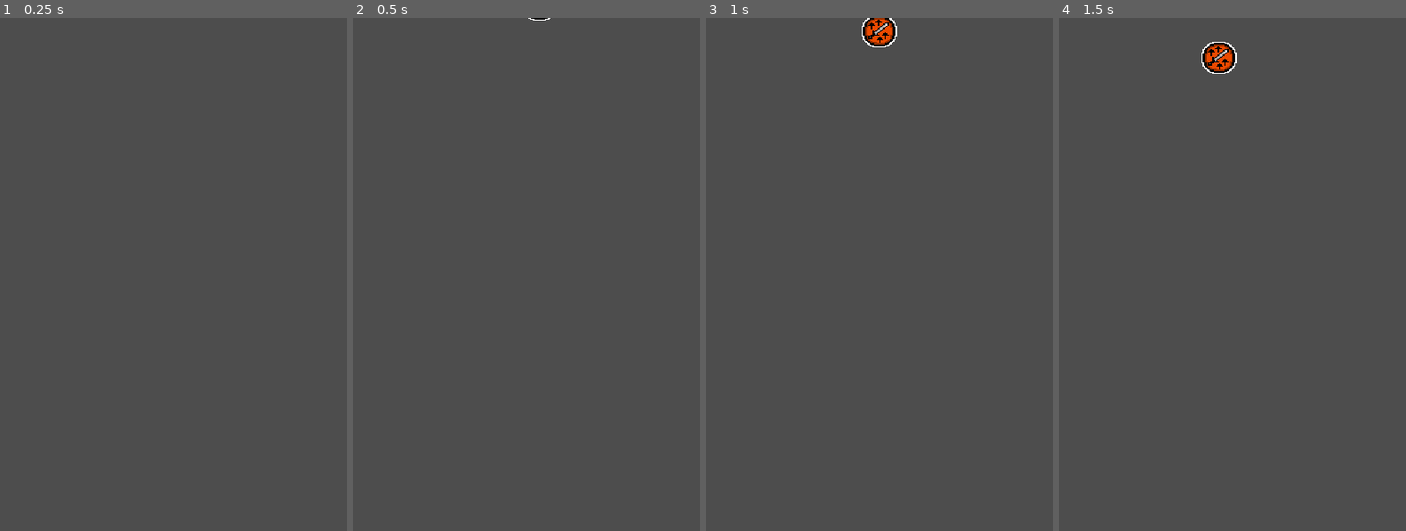
Above: before the commit, frames 1-4 (left to right).
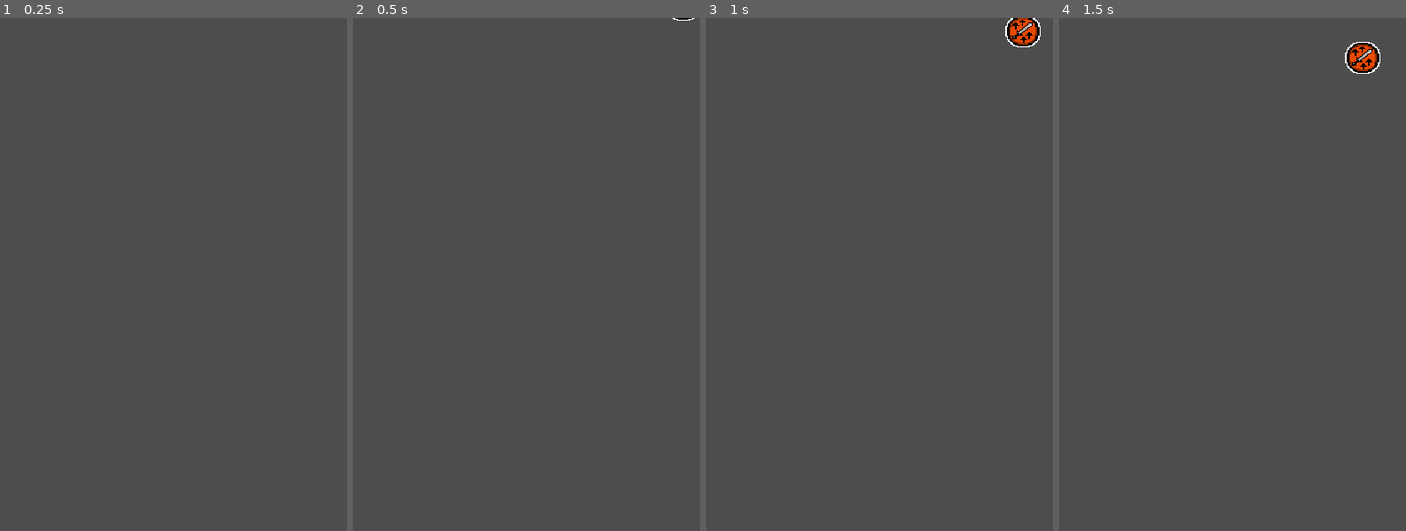
Above: after the commit, the same moments.

Repository: RubinhoSilva/Infinity-Strike
Game: Godot game, scene res://bonus/bonus_random.tscn
Same seed, same stepped clock (60 frames per second), same inputs: the game is played once before the commit and once after it. This scene is started directly instead of the project's main scene.
Inputs:
- Up to frame 1 (0.25 s): no input
- Up to frame 2 (0.5 s): no input
- Up to frame 3 (1 s): tap Enter at 0.5 s; tap Space at 0.77 s
- Up to frame 4 (1.5 s): no input

Frame 1 is identical in both runs. In frame 2, less than 0.1% of the frame differs, in the area x 50-99%, y 0-1%; in frame 3, 1.0%; in frame 4, 1.1%, in the area x 41-93%, y 4-11%.

Commit message:
Implementando bonus

Diff:
--- /dev/null
+++ b/bonus/bonus_health.tscn
@@ -0,0 +1,11 @@
+[gd_scene load_steps=3 format=3 uid="uid://3jtcirudbcab"]
+
+[ext_resource type="PackedScene" uid="uid://bdj3mao5fhbgo" path="res://bonus/bonus.tscn" id="1_moq6f"]
+[ext_resource type="Texture2D" uid="uid://boxc38oyu3oio" path="res://assets/bonus/HealthIcon.png" id="2_qifxx"]
+
+[node name="BonusHealth" instance=ExtResource("1_moq6f")]
+
+[node name="Sprite2D" parent="." index="0"]
+position = Vector2(-9.53674e-07, 1)
+scale = Vector2(0.0183716, 0.0160522)
+texture = ExtResource("2_qifxx")
--- a/bonus/bonus_random.gd
+++ b/bonus/bonus_random.gd
@@ -1,6 +1,7 @@
 extends Node2D
 
 @export var DamageBonusScene: PackedScene
+@export var HealthBonusScene: PackedScene
 
 @export var game_stats: GameStats
 
@@ -13,7 +14,12 @@
 # Called when the node enters the scene tree for the first time.
 # Called when the node enters the scene tree for the first time.
 func _ready():
-	spaw_bonus(DamageBonusScene, Vector2(randf_range(margin, screen_width-margin), -16))
+	var number_rand = randi() % 3 + 1
+
+	if (number_rand == 1):
+		spaw_bonus(DamageBonusScene, Vector2(randf_range(margin, screen_width-margin), -16))
+	elif (number_rand == 2):
+		spaw_bonus(HealthBonusScene, Vector2(randf_range(margin, screen_width-margin), -16))
 
 
 func spaw_bonus(bonus_scene: PackedScene, position: Vector2) -> void:
--- a/bonus/bonus_random.tscn
+++ b/bonus/bonus_random.tscn
@@ -1,13 +1,15 @@
-[gd_scene load_steps=5 format=3 uid="uid://dqrpfhxo1vvec"]
+[gd_scene load_steps=6 format=3 uid="uid://dqrpfhxo1vvec"]
 
 [ext_resource type="Script" path="res://bonus/bonus_random.gd" id="1_h2rx4"]
 [ext_resource type="Script" path="res://components/spawner_component.gd" id="1_wdv8q"]
 [ext_resource type="PackedScene" uid="uid://1rq4y08yupft" path="res://bonus/bonus_damage.tscn" id="2_emgbi"]
+[ext_resource type="PackedScene" uid="uid://3jtcirudbcab" path="res://bonus/bonus_health.tscn" id="3_bte0o"]
 [ext_resource type="Resource" uid="uid://bfkadquef4i33" path="res://game_stats.tres" id="3_se13u"]
 
 [node name="BonusRandom" type="Node2D"]
 script = ExtResource("1_h2rx4")
 DamageBonusScene = ExtResource("2_emgbi")
+HealthBonusScene = ExtResource("3_bte0o")
 game_stats = ExtResource("3_se13u")
 
 [node name="SpawnerComponent" type="Node2D" parent="."]
